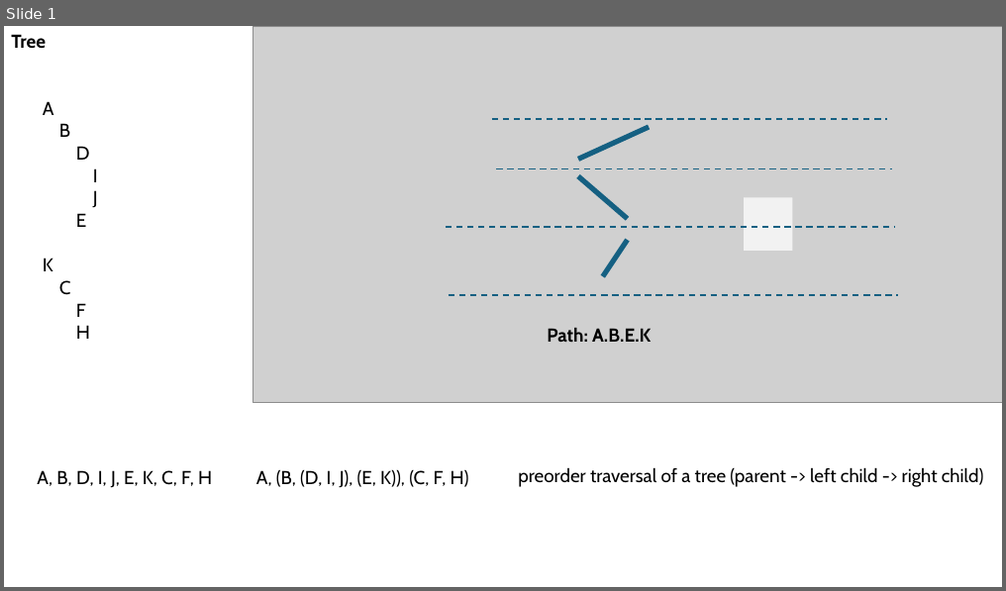
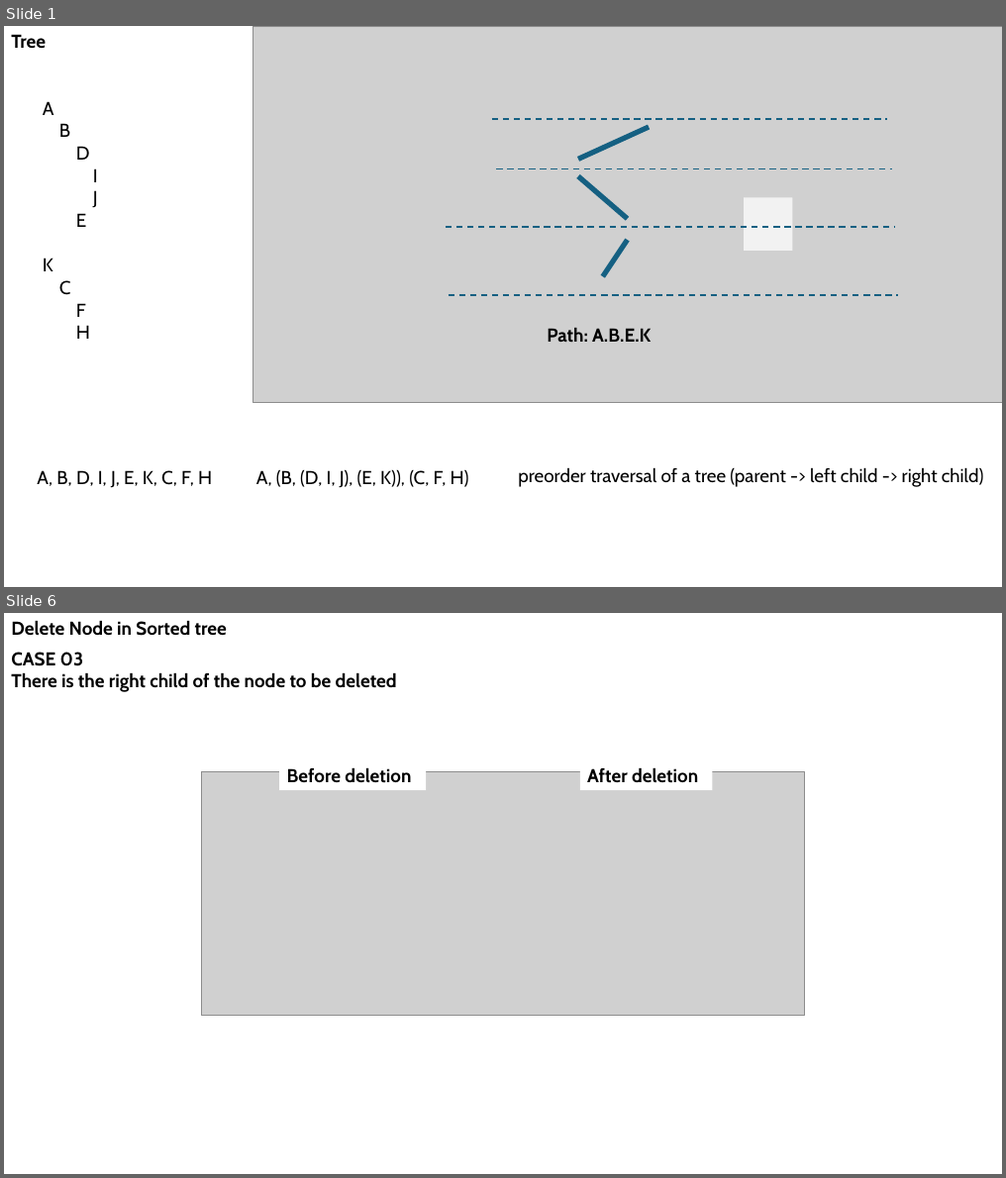
Before and after one commit to mo-mosverkstad/my_data_structure, a slide deck: ppt/dataStructure.pptx. Shown one above the other, each under a label of ours: slide 1 before the commit, slides 1 and 6 after it; the slides between them are not shown. The pictures are 1006x591 and 1006x1178 pixels, drawn with LibreOffice and Linux fonts; fonts in the diff are those of the drawing; grey boxes stand for pictures. Boxes give left, top, right and bottom in pixels: in the first picture for what was removed or moved away, otherwise in the second. Text is boxed around its words. In the diff, an @@ line names an element or a change of style, - is before the commit and + after.

```diff
--- a/ppt/dataStructure.pptx
+++ b/ppt/dataStructure.pptx
@@ slide 6 added at <box>4,613,1002,1174</box>, background #FFFFFF @@
@@ text added at <box>11,620,227,636</box>, 18 pt, text #000000, bold @@
+Delete Node in Sorted tree
@@ text added at <box>11,652,397,692</box>, 18 pt, text #000000, bold @@
+CASE 03
+There is the right child of the node to be deleted
@@ rectangle added at <box>279,761,426,790</box>, fill #FFFFFF, 18 pt, text #000000, bold @@
+Before deletion
@@ rectangle added at <box>580,761,713,790</box>, fill #FFFFFF, 18 pt, text #000000, bold @@
+After deletion
@@ picture added at <box>201,771,804,1016</box> @@
```
Also in this commit, not shown: 1 slide changed, 9 other slides added, 6 other files.
